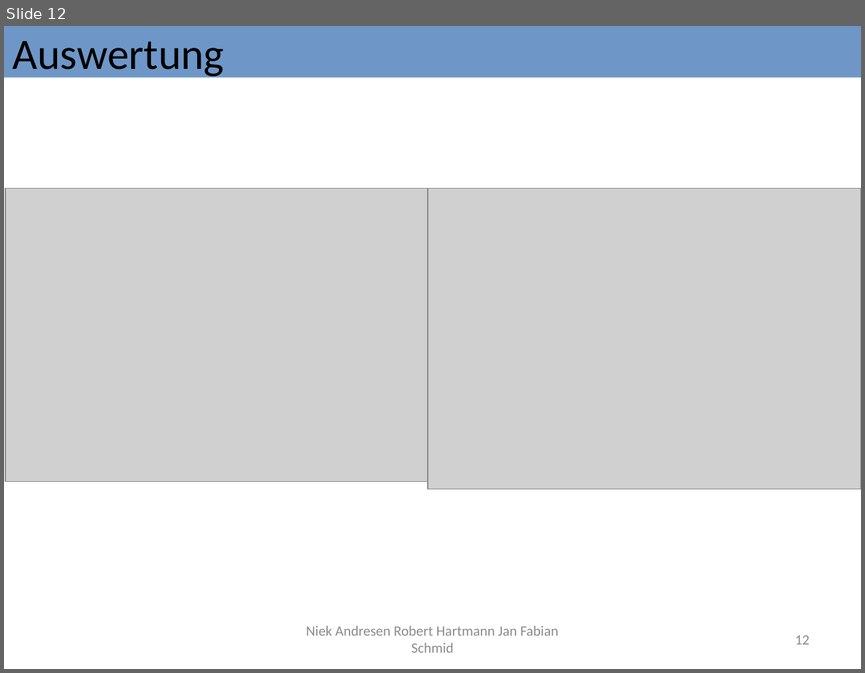
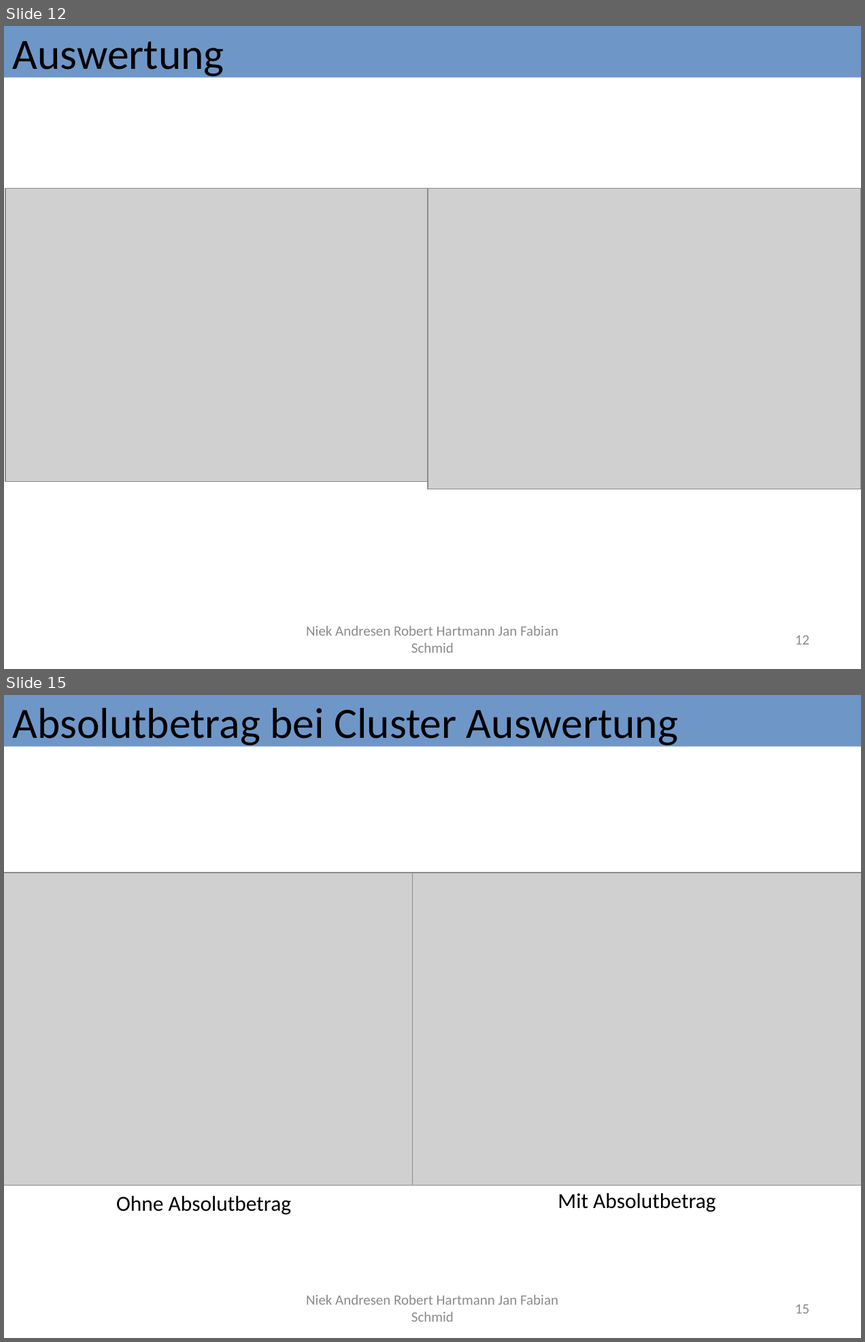
Before and after one commit to Fabse92/ising, a slide deck: Ausarbeitung/IsingModell.pptx. Shown one above the other, each under a label of ours: slide 12 before the commit, slides 12 and 15 after it; the slides between them are not shown. The pictures are 865x673 and 865x1342 pixels, drawn with LibreOffice and Linux fonts; fonts in the diff are those of the drawing; grey boxes stand for pictures. Boxes give left, top, right and bottom in pixels: in the first picture for what was removed or moved away, otherwise in the second. Text is boxed around its words. In the diff, an @@ line names an element or a change of style, - is before the commit and + after.

Commit message:
Cluster Update Präsi fertig

```diff
--- a/Ausarbeitung/IsingModell.pptx
+++ b/Ausarbeitung/IsingModell.pptx
@@ slide 15 added at (x1=4, y1=695, x2=861, y2=1338), background #FFFFFF @@
@@ rectangle added at (x1=4, y1=695, x2=861, y2=747), fill #4F81BD at 82% opacity, 36.3 pt, text #000000 @@
+Absolutbetrag bei Cluster Auswertung
@@ picture added at (x1=4, y1=872, x2=432, y2=1185) @@
@@ picture added at (x1=412, y1=872, x2=861, y2=1185) @@
@@ text added at (x1=116, y1=1195, x2=292, y2=1215), 18 pt, text #000000 @@
+Ohne Absolutbetrag
@@ text added at (x1=558, y1=1193, x2=716, y2=1212), 18 pt, text #000000 @@
+Mit Absolutbetrag
@@ text added at (x1=306, y1=1294, x2=558, y2=1321), 12 pt, text #8C8C8C @@
+Niek Andresen Robert Hartmann Jan Fabian Schmid
@@ page number added at (x1=795, y1=1304, x2=809, y2=1313), 12 pt, text #8C8C8C @@
+15
```
Also in this commit, not shown: 4 slides changed, 3 other slides added.
